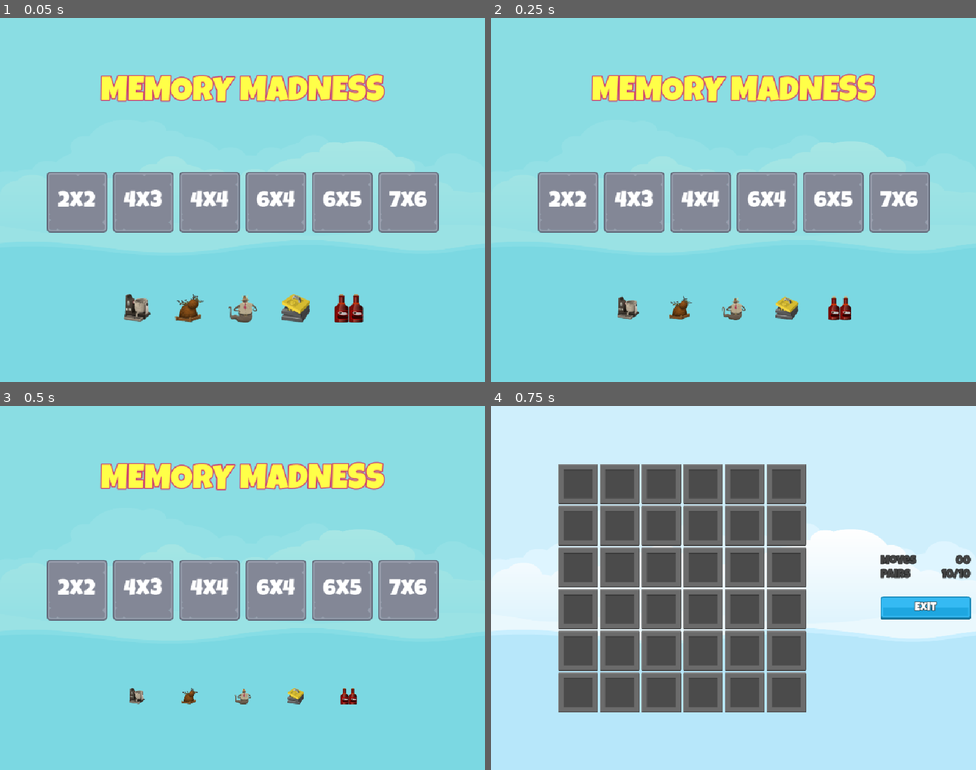
Above: before the commit, frames 1-4 (two rows, left to right).
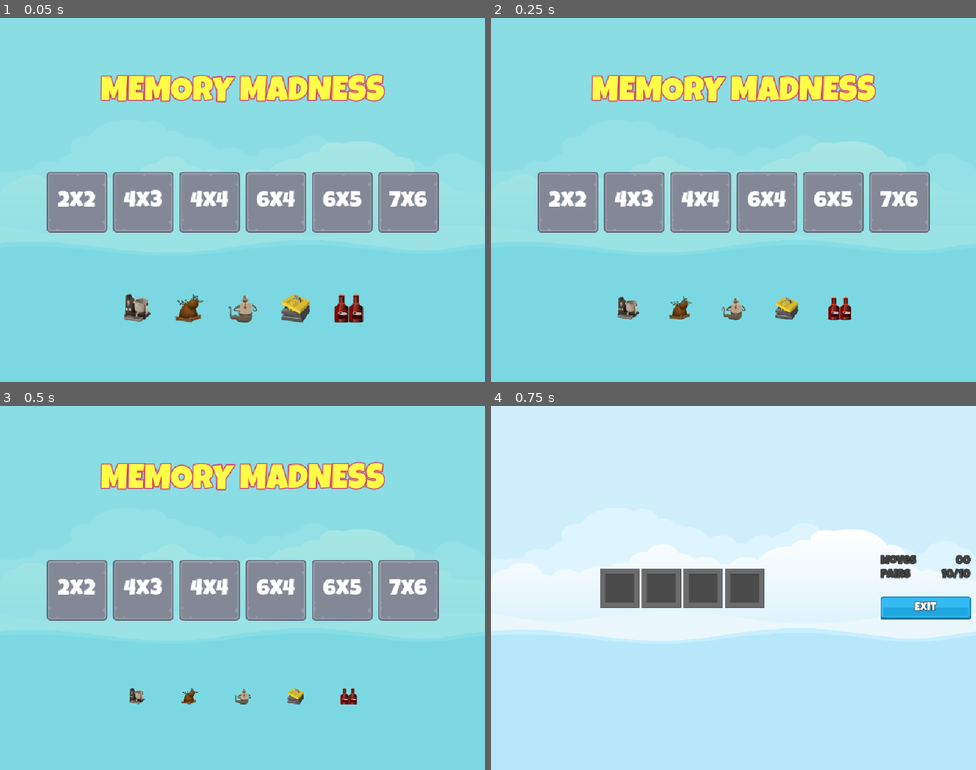
Above: after the commit, the same moments.

Repository: JaseBird/my-2d-game-dev-course
Game: Godot game, scene res://Scenes/Master/Master.tscn
Two runs of this game, one before a commit and one after it. Both use one fixed random seed, a clock stepped at 60 frames per second and the inputs below.
Inputs:
- Up to frame 1 (0.05 s): no input
- Up to frame 2 (0.25 s): no input
- Up to frame 3 (0.5 s): no input
- Up to frame 4 (0.75 s): click "2x2" at 0.5 s

Frames 1-3 are identical in both runs. In frame 4, 30% of the frame differs, in the area x 13-65%, y 16-85%.

Commit message:
feat: add memory tile scene, including logic for setting tile image and frame textures

Diff:
--- a/04-memory-madness/Scenes/Game/Game.tscn
+++ b/04-memory-madness/Scenes/Game/Game.tscn
@@ -1,7 +1,7 @@
 [gd_scene load_steps=7 format=3 uid="uid://drwd5t0cuxktb"]
 
 [ext_resource type="Script" uid="uid://bmr53i03p2uuq" path="res://Scenes/Game/Game.gd" id="1_3k6gv"]
-[ext_resource type="Texture2D" uid="uid://b705nvqhneh1x" path="res://Assets/frames/hidden_frame_blank.png" id="1_rdw05"]
+[ext_resource type="PackedScene" uid="uid://x0p4sijuw4ky" path="res://Scenes/MemoryTile/MemoryTile.tscn" id="2_3k6gv"]
 [ext_resource type="LabelSettings" uid="uid://bvkpvtoug7428" path="res://Resources/WhiteLable_24.tres" id="2_ln2h6"]
 [ext_resource type="LabelSettings" uid="uid://djscvym0p8pc2" path="res://Resources/DarkGreyLable_24.tres" id="2_y3kpf"]
 [ext_resource type="Texture2D" uid="uid://dbyybsxkqq7un" path="res://Assets/ui/blue_button00.png" id="3_y3kpf"]
@@ -28,151 +28,21 @@
 layout_mode = 2
 size_flags_horizontal = 6
 size_flags_vertical = 4
+theme_override_constants/h_separation = 4
+theme_override_constants/v_separation = 4
 columns = 6
 
-[node name="TextureRect" type="TextureRect" parent="HBoxContainer/GridContainer"]
+[node name="MemoryTile" parent="HBoxContainer/GridContainer" instance=ExtResource("2_3k6gv")]
 layout_mode = 2
-texture = ExtResource("1_rdw05")
 
-[node name="TextureRect2" type="TextureRect" parent="HBoxContainer/GridContainer"]
+[node name="MemoryTile2" parent="HBoxContainer/GridContainer" instance=ExtResource("2_3k6gv")]
 layout_mode = 2
-texture = ExtResource("1_rdw05")
 
-[node name="TextureRect3" type="TextureRect" parent="HBoxContainer/GridContainer"]
+[node name="MemoryTile3" parent="HBoxContainer/GridContainer" instance=ExtResource("2_3k6gv")]
 layout_mode = 2
-texture = ExtResource("1_rdw05")
 
-[node name="TextureRect4" type="TextureRect" parent="HBoxContainer/GridContainer"]
+[node name="MemoryTile4" parent="HBoxContainer/GridContainer" instance=ExtResource("2_3k6gv")]
 layout_mode = 2
-texture = ExtResource("1_rdw05")
-
-[node name="TextureRect5" type="TextureRect" parent="HBoxContainer/GridContainer"]
-layout_mode = 2
-texture = ExtResource("1_rdw05")
-
-[node name="TextureRect6" type="TextureRect" parent="HBoxContainer/GridContainer"]
-layout_mode = 2
-texture = ExtResource("1_rdw05")
-
-[node name="TextureRect7" type="TextureRect" parent="HBoxContainer/GridContainer"]
-layout_mode = 2
-texture = ExtResource("1_rdw05")
-
-[node name="TextureRect8" type="TextureRect" parent="HBoxContainer/GridContainer"]
-layout_mode = 2
-texture = ExtResource("1_rdw05")
-
-[node name="TextureRect9" type="TextureRect" parent="HBoxContainer/GridContainer"]
-layout_mode = 2
-texture = ExtResource("1_rdw05")
-
-[node name="TextureRect10" type="TextureRect" parent="HBoxContainer/GridContainer"]
-layout_mode = 2
-texture = ExtResource("1_rdw05")
-
-[node name="TextureRect11" type="TextureRect" parent="HBoxContainer/GridContainer"]
-layout_mode = 2
-texture = ExtResource("1_rdw05")
-
-[node name="TextureRect12" type="TextureRect" parent="HBoxContainer/GridContainer"]
-layout_mode = 2
-texture = ExtResource("1_rdw05")
-
-[node name="TextureRect13" type="TextureRect" parent="HBoxContainer/GridContainer"]
-layout_mode = 2
-texture = ExtResource("1_rdw05")
-
-[node name="TextureRect14" type="TextureRect" parent="HBoxContainer/GridContainer"]
-layout_mode = 2
-texture = ExtResource("1_rdw05")
-
-[node name="TextureRect15" type="TextureRect" parent="HBoxContainer/GridContainer"]
-layout_mode = 2
-texture = ExtResource("1_rdw05")
-
-[node name="TextureRect16" type="TextureRect" parent="HBoxContainer/GridContainer"]
-layout_mode = 2
-texture = ExtResource("1_rdw05")
-
-[node name="TextureRect17" type="TextureRect" parent="HBoxContainer/GridContainer"]
-layout_mode = 2
-texture = ExtResource("1_rdw05")
-
-[node name="TextureRect18" type="TextureRect" parent="HBoxContainer/GridContainer"]
-layout_mode = 2
-texture = ExtResource("1_rdw05")
-
-[node name="TextureRect19" type="TextureRect" parent="HBoxContainer/GridContainer"]
-layout_mode = 2
-texture = ExtResource("1_rdw05")
-
-[node name="TextureRect20" type="TextureRect" parent="HBoxContainer/GridContainer"]
-layout_mode = 2
-texture = ExtResource("1_rdw05")
-
-[node name="TextureRect21" type="TextureRect" parent="HBoxContainer/GridContainer"]
-layout_mode = 2
-texture = ExtResource("1_rdw05")
-
-[node name="TextureRect22" type="TextureRect" parent="HBoxContainer/GridContainer"]
-layout_mode = 2
-texture = ExtResource("1_rdw05")
-
-[node name="TextureRect23" type="TextureRect" parent="HBoxContainer/GridContainer"]
-layout_mode = 2
-texture = ExtResource("1_rdw05")
-
-[node name="TextureRect24" type="TextureRect" parent="HBoxContainer/GridContainer"]
-layout_mode = 2
-texture = ExtResource("1_rdw05")
-
-[node name="TextureRect25" type="TextureRect" parent="HBoxContainer/GridContainer"]
-layout_mode = 2
-texture = ExtResource("1_rdw05")
-
-[node name="TextureRect26" type="TextureRect" parent="HBoxContainer/GridContainer"]
-layout_mode = 2
-texture = ExtResource("1_rdw05")
-
-[node name="TextureRect27" type="TextureRect" parent="HBoxContainer/GridContainer"]
-layout_mode = 2
-texture = ExtResource("1_rdw05")
-
-[node name="TextureRect28" type="TextureRect" parent="HBoxContainer/GridContainer"]
-layout_mode = 2
-texture = ExtResource("1_rdw05")
-
-[node name="TextureRect29" type="TextureRect" parent="HBoxContainer/GridContainer"]
-layout_mode = 2
-texture = ExtResource("1_rdw05")
-
-[node name="TextureRect30" type="TextureRect" parent="HBoxContainer/GridContainer"]
-layout_mode = 2
-texture = ExtResource("1_rdw05")
-
-[node name="TextureRect31" type="TextureRect" parent="HBoxContainer/GridContainer"]
-layout_mode = 2
-texture = ExtResource("1_rdw05")
-
-[node name="TextureRect32" type="TextureRect" parent="HBoxContainer/GridContainer"]
-layout_mode = 2
-texture = ExtResource("1_rdw05")
-
-[node name="TextureRect33" type="TextureRect" parent="HBoxContainer/GridContainer"]
-layout_mode = 2
-texture = ExtResource("1_rdw05")
-
-[node name="TextureRect34" type="TextureRect" parent="HBoxContainer/GridContainer"]
-layout_mode = 2
-texture = ExtResource("1_rdw05")
-
-[node name="TextureRect35" type="TextureRect" parent="HBoxContainer/GridContainer"]
-layout_mode = 2
-texture = ExtResource("1_rdw05")
-
-[node name="TextureRect36" type="TextureRect" parent="HBoxContainer/GridContainer"]
-layout_mode = 2
-texture = ExtResource("1_rdw05")
 
 [node name="MarginContainer" type="MarginContainer" parent="HBoxContainer"]
 custom_minimum_size = Vector2(200, 0)
--- /dev/null
+++ b/04-memory-madness/Scenes/MemoryTile/MemoryTile.gd
@@ -0,0 +1,18 @@
+extends TextureButton
+
+@onready var frame_image: TextureRect = $FrameImage
+@onready var item_image: TextureRect = $ItemImage
+
+
+# Called when the node enters the scene tree for the first time.
+func _ready() -> void:
+	pass # Replace with function body.
+
+
+func setup(image: Texture2D, frame: Texture2D) -> void:
+	item_image.texture = image
+	frame_image.texture = frame
+
+
+func _on_pressed() -> void:
+	pass # Replace with function body.
--- /dev/null
+++ b/04-memory-madness/Scenes/MemoryTile/MemoryTile.tscn
@@ -0,0 +1,50 @@
+[gd_scene load_steps=5 format=3 uid="uid://x0p4sijuw4ky"]
+
+[ext_resource type="Texture2D" uid="uid://b705nvqhneh1x" path="res://Assets/frames/hidden_frame_blank.png" id="1_dtpqw"]
+[ext_resource type="Texture2D" uid="uid://bekc322a0i838" path="res://Assets/frames/green_frame.png" id="2_4q7u0"]
+[ext_resource type="Script" uid="uid://b4hb2sy4w5ehl" path="res://Scenes/MemoryTile/MemoryTile.gd" id="2_o5k6v"]
+[ext_resource type="Texture2D" uid="uid://cg2lmyrb4ixi8" path="res://Assets/glitch/blockmaker.png" id="3_o5k6v"]
+
+[node name="MemoryTile" type="TextureButton"]
+anchors_preset = 8
+anchor_left = 0.5
+anchor_top = 0.5
+anchor_right = 0.5
+anchor_bottom = 0.5
+offset_left = -42.0
+offset_top = -42.0
+offset_right = 42.0
+offset_bottom = 42.0
+grow_horizontal = 2
+grow_vertical = 2
+pivot_offset = Vector2(42, 42)
+texture_normal = ExtResource("1_dtpqw")
+script = ExtResource("2_o5k6v")
+
+[node name="FrameImage" type="TextureRect" parent="."]
+visible = false
+layout_mode = 1
+anchors_preset = 15
+anchor_right = 1.0
+anchor_bottom = 1.0
+grow_horizontal = 2
+grow_vertical = 2
+texture = ExtResource("2_4q7u0")
+
+[node name="ItemImage" type="TextureRect" parent="."]
+visible = false
+layout_mode = 1
+anchors_preset = 8
+anchor_left = 0.5
+anchor_top = 0.5
+anchor_right = 0.5
+anchor_bottom = 0.5
+offset_left = -32.0
+offset_top = -32.0
+offset_right = 32.0
+offset_bottom = 32.0
+grow_horizontal = 2
+grow_vertical = 2
+texture = ExtResource("3_o5k6v")
+
+[connection signal="pressed" from="." to="." method="_on_pressed"]
Not shown, added: 04-memory-madness/Scenes/MemoryTile/MemoryTile.gd.uid
